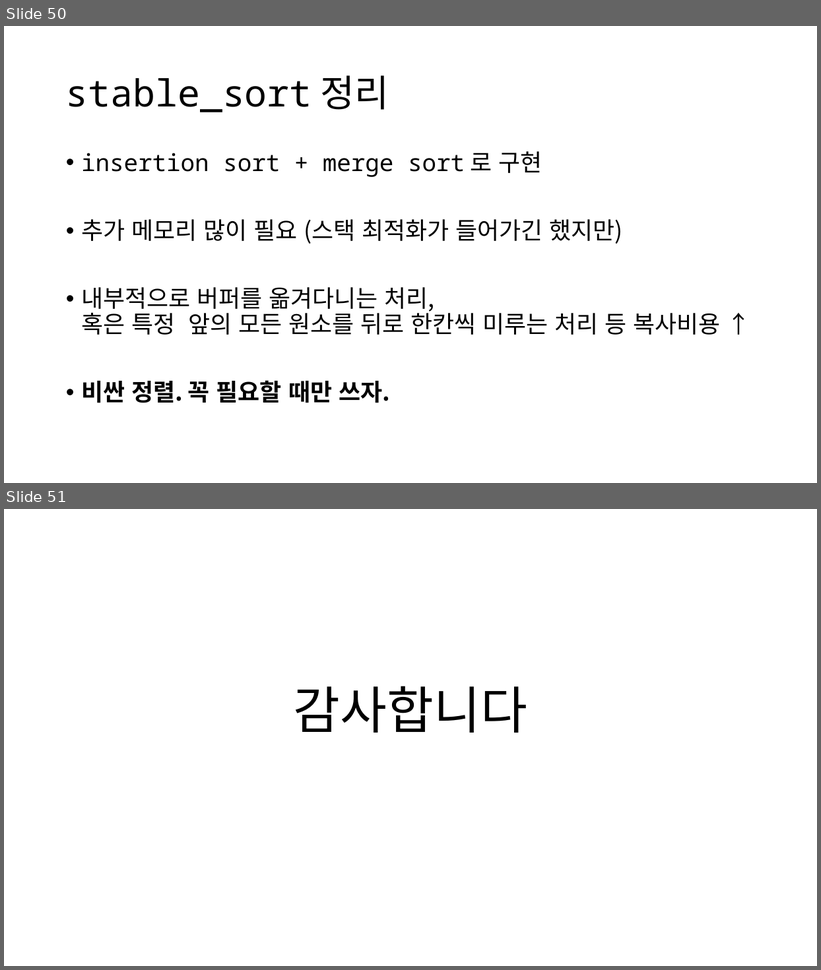
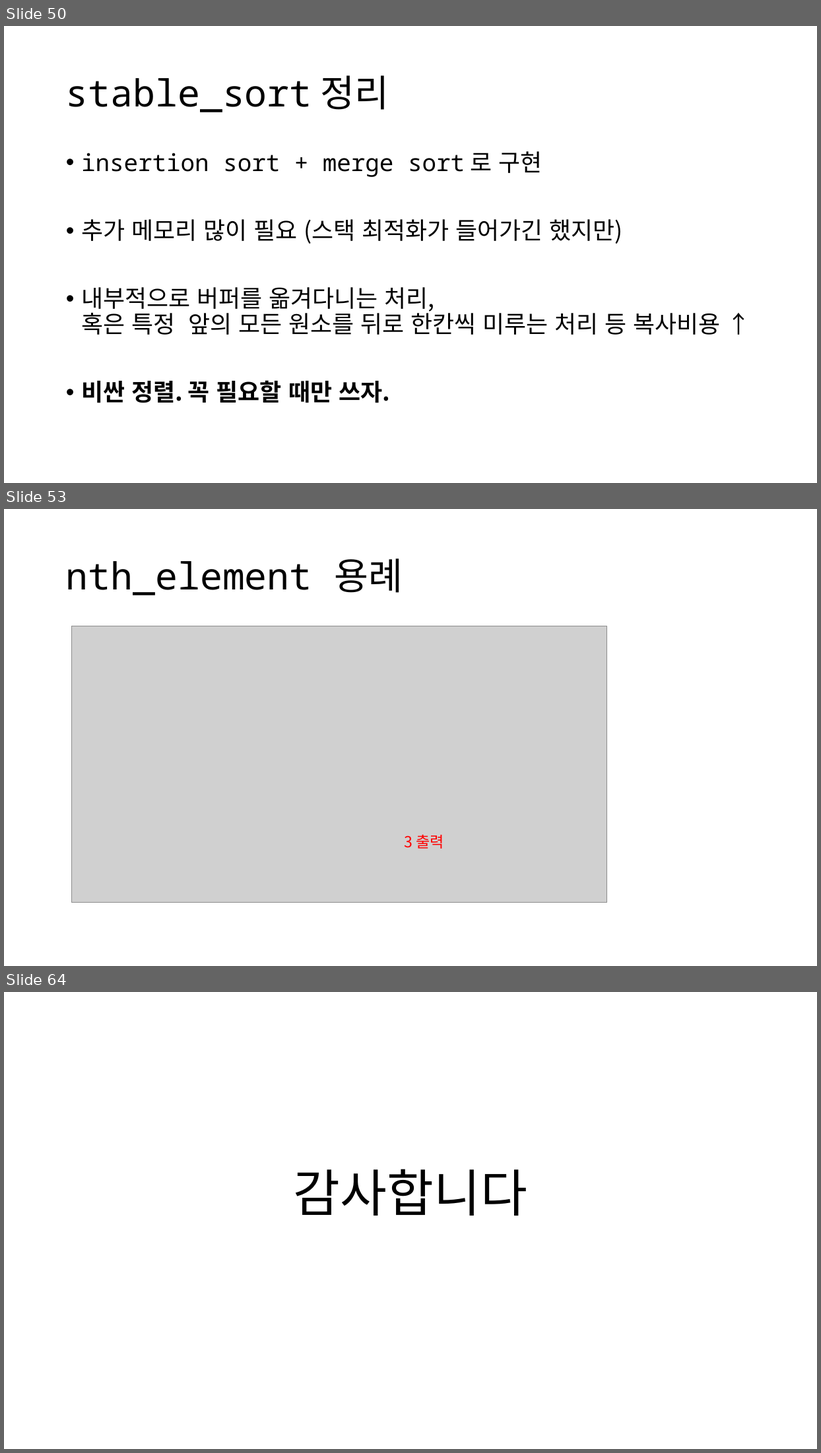
Before and after one commit to OptimizationStudy/Repo2019, a slide deck: opt_study_sorting_operations.pptx. Shown one above the other, each under a label of ours: slides 50 and 51 before the commit, slides 50, 53 and 64 after it; the slides between them are not shown. The pictures are 821x970 and 821x1453 pixels, drawn with LibreOffice and Linux fonts; fonts in the diff are those of the drawing; grey boxes stand for pictures. Boxes give left, top, right and bottom in pixels: in the first picture for what was removed or moved away, otherwise in the second. Text is boxed around its words. In the diff, an @@ line names an element or a change of style, - is before the commit and + after.

Commit message:
add nth_element

```diff
--- a/opt_study_sorting_operations.pptx
+++ b/opt_study_sorting_operations.pptx
@@ slide 53 added at [4,509,817,966], background #FFFFFF @@
@@ title added at [66,559,403,595], 44 pt, text #000000 @@
+nth_element 용례
@@ picture added at [72,626,607,903] @@
@@ text added at [404,834,444,849], 18 pt, text #FF0000 @@
+3 출력
@@ what was slide 51 is now slide 64 @@
```
Also in this commit, not shown: 12 other slides added.
